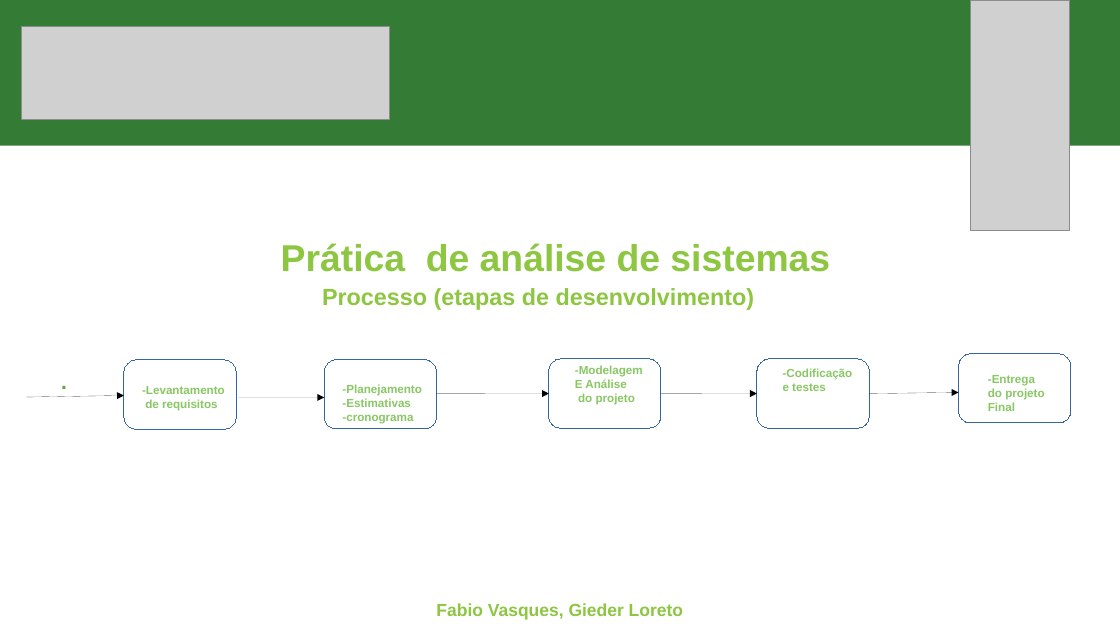
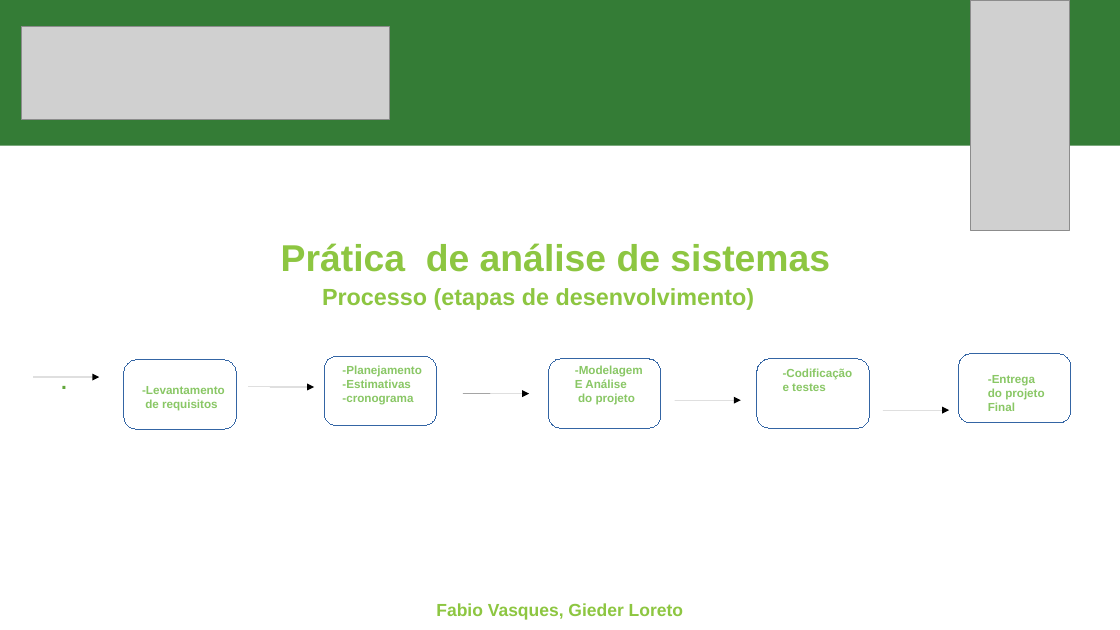
Before and after one commit to fabioportovasques/projeto-sus, a slide deck: slide 3 of primeira entrega.pptx. Drawn at 1120x630 pixels with LibreOffice and Linux fonts; fonts in the diff are those of the drawing; grey boxes stand for pictures. Boxes give left, top, right and bottom in pixels: in the first picture for what was removed or moved away, otherwise in the second. Text is boxed around its words. In the diff, an @@ line names an element or a change of style, - is before the commit and + after.

```diff
--- a/primeira entrega.pptx
+++ b/primeira entrega.pptx
@@ freeform shape: place and size @@
-freeform shape at (324, 360, 437, 429)
+freeform shape at (324, 356, 437, 426)
@@ text "-Planejamento": place and size @@
-text "-Planejamento" at (342, 384, 421, 424)
+text "-Planejamento" at (342, 365, 421, 405)
@@ arrow moved from (27, 397) - (124, 396) to (33, 377) - (99, 377) @@
@@ arrow moved from (239, 397) - (324, 397) to (248, 387) - (314, 387) @@
@@ arrow moved from (437, 394) - (549, 394) to (463, 394) - (529, 394) @@
@@ arrow moved from (661, 394) - (757, 394) to (675, 400) - (741, 400) @@
@@ arrow moved from (870, 394) - (959, 392) to (883, 410) - (949, 410) @@
```
Also in this commit, not shown: 2 other slides changed, 2 other files.
